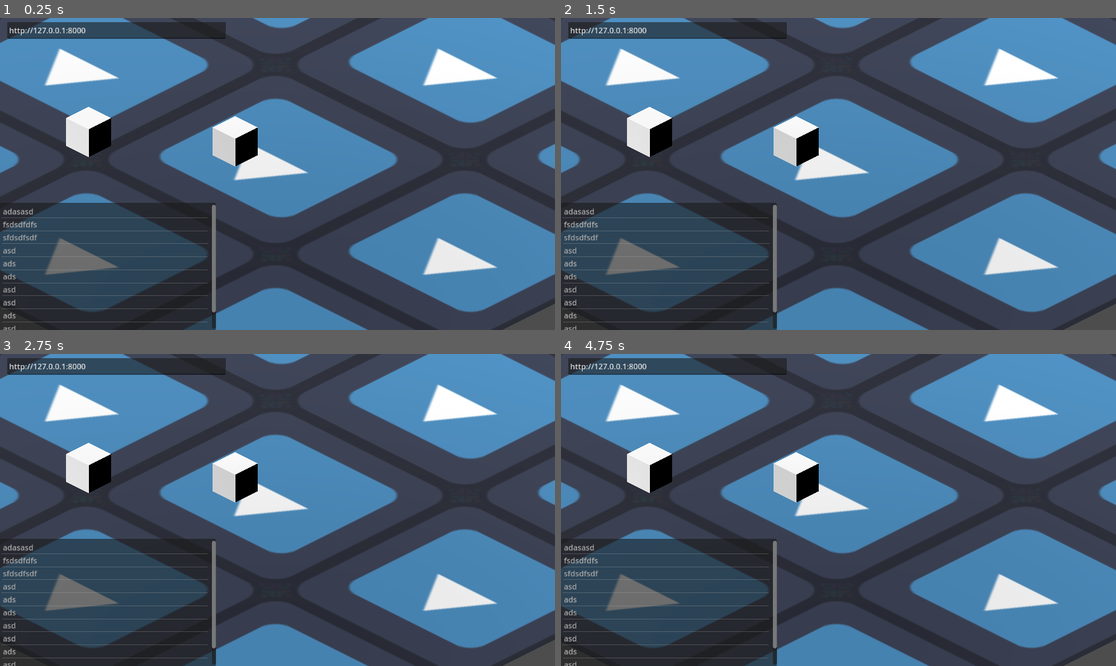
Above: before the commit, frames 1-4 (two rows, left to right).
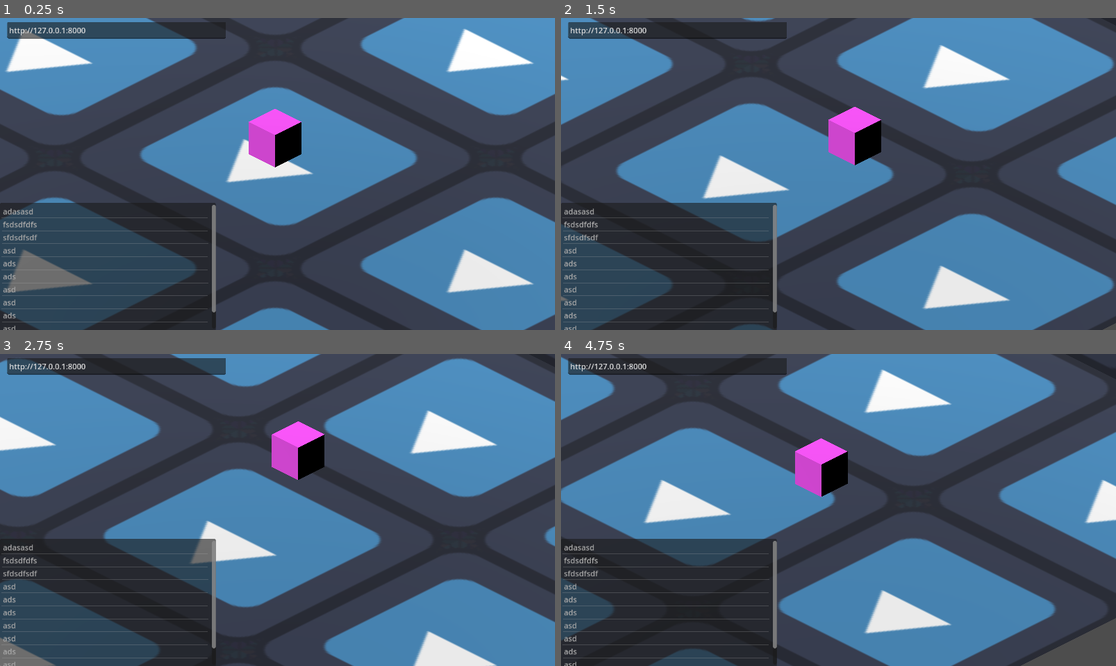
Above: after the commit, the same moments.

Repository: mkualquiera/infinite-something-gd
Game: Godot game, scene res://test.tscn
Same seed, same stepped clock (60 frames per second), same inputs: the game is played once before the commit and once after it. The engine's default icon, where the game draws it, is replaced by a stand-in: a white triangle on a blue panel in a dark square.
Inputs (mouse positions are in pixels of both pictures, inside the frame that each line leads up to):
- Up to frame 1 (0.25 s): no input
- Up to frame 2 (1.5 s): tap Enter at 0.5 s; move the mouse to (960, 158) at 0.52 s; click (960, 158) at 0.67 s; move the mouse to (727, 189) at 1.27 s; click (727, 189) at 1.42 s
- Up to frame 3 (2.75 s): move the mouse to (333, 441) at 2.02 s; click (333, 441) at 2.17 s
- Up to frame 4 (4.75 s): move the mouse to (810, 572) at 2.77 s; click (810, 572) at 2.92 s; move the mouse to (1005, 556) at 3.52 s; click (1005, 556) at 3.67 s; move the mouse to (672, 463) at 4.27 s; click (672, 463) at 4.42 s

The runs differ from the first frame. In frame 1, 44% of the frame differs, in the area x 0-100%, y 0-100%; in frame 2, 59%; in frame 3, 60%; in frame 4, 69%.
Error after the commit: Trying to assign value of type 'Nil' to a variable of type 'Dictionary'. (res://Scripts/RoomController.gd:90)

Commit message:
[ bugs ] fixed multiple bugs

Diff:
--- a/Scenes/room.tscn
+++ b/Scenes/room.tscn
@@ -1,10 +1,14 @@
-[gd_scene load_steps=13 format=3 uid="uid://cpeev13kyomwl"]
+[gd_scene load_steps=12 format=3 uid="uid://cpeev13kyomwl"]
 
+[ext_resource type="Script" path="res://Scripts/RoomLoader.gd" id="1_vpq05"]
 [ext_resource type="Texture2D" uid="uid://bx01i2fg5yumw" path="res://icon.svg" id="1_yta44"]
 [ext_resource type="PackedScene" uid="uid://c1356mhr7g72v" path="res://Scenes/texture_generator.tscn" id="2_hdnr2"]
 [ext_resource type="Script" path="res://Scripts/RoomController.gd" id="3_htjng"]
-[ext_resource type="PackedScene" uid="uid://bc5xaq1p75vp7" path="res://Scenes/room_object.tscn" id="4_rghkb"]
 [ext_resource type="Script" path="res://Scripts/MusicGenerator.gd" id="5_qda7y"]
+
+[sub_resource type="NavigationMesh" id="NavigationMesh_qtd14"]
+vertices = PackedVector3Array(0.25, 0.5, 4.5, 0.25, 0.5, 1.5, -0.75, 0.5, 1.25, -4.5, 0.5, 4.5, -0.75, 0.5, 0.25, 0.25, 0.5, 0, 0.25, 0.5, -4.5, -0.75, 0.5, 0.25, 0.25, 0.5, -4.5, -4.5, 0.5, -4.5, -4.5, 0.5, 4.5, -4.5, 0.5, 4.5, -0.75, 0.5, 1.25, -0.75, 0.5, 0.25, 1, 0.5, 1.25, 0.25, 0.5, 1.5, 0.25, 0.5, 4.5, 4.5, 0.5, 4.5, 1, 0.5, 0.25, 4.5, 0.5, 4.5, 4.5, 0.5, -4.5, 0.25, 0.5, -4.5, 0.25, 0.5, -4.5, 0.25, 0.5, 0, 1, 0.5, 0.25, 1, 0.5, 0.25, 1, 0.5, 1.25, 4.5, 0.5, 4.5)
+polygons = [PackedInt32Array(1, 0, 2), PackedInt32Array(2, 0, 3), PackedInt32Array(6, 5, 4), PackedInt32Array(8, 7, 9), PackedInt32Array(9, 7, 10), PackedInt32Array(13, 12, 11), PackedInt32Array(15, 14, 16), PackedInt32Array(16, 14, 17), PackedInt32Array(21, 20, 18), PackedInt32Array(18, 20, 19), PackedInt32Array(24, 23, 22), PackedInt32Array(27, 26, 25)]
 
 [sub_resource type="QuadMesh" id="QuadMesh_esw8q"]
 
@@ -21,15 +25,18 @@
 albedo_texture = ExtResource("1_yta44")
 uv1_scale = Vector3(3, 1, 3)
 
-[sub_resource type="NavigationMesh" id="NavigationMesh_qtd14"]
-vertices = PackedVector3Array(0.25, 0.5, 4.5, 0.25, 0.5, 1.5, -0.75, 0.5, 1.25, -4.5, 0.5, 4.5, -0.75, 0.5, 0.25, 0.25, 0.5, 0, 0.25, 0.5, -4.5, -0.75, 0.5, 0.25, 0.25, 0.5, -4.5, -4.5, 0.5, -4.5, -4.5, 0.5, 4.5, -4.5, 0.5, 4.5, -0.75, 0.5, 1.25, -0.75, 0.5, 0.25, 1, 0.5, 1.25, 0.25, 0.5, 1.5, 0.25, 0.5, 4.5, 4.5, 0.5, 4.5, 1, 0.5, 0.25, 4.5, 0.5, 4.5, 4.5, 0.5, -4.5, 0.25, 0.5, -4.5, 0.25, 0.5, -4.5, 0.25, 0.5, 0, 1, 0.5, 0.25, 1, 0.5, 0.25, 1, 0.5, 1.25, 4.5, 0.5, 4.5)
-polygons = [PackedInt32Array(1, 0, 2), PackedInt32Array(2, 0, 3), PackedInt32Array(6, 5, 4), PackedInt32Array(8, 7, 9), PackedInt32Array(9, 7, 10), PackedInt32Array(13, 12, 11), PackedInt32Array(15, 14, 16), PackedInt32Array(16, 14, 17), PackedInt32Array(21, 20, 18), PackedInt32Array(18, 20, 19), PackedInt32Array(24, 23, 22), PackedInt32Array(27, 26, 25)]
-
-[sub_resource type="PlaneMesh" id="PlaneMesh_crdxp"]
-size = Vector2(10, 10)
-
 [node name="Room" type="Node3D"]
 transform = Transform3D(1, -3.13716e-22, -7.10543e-15, 2.75725e-22, 1, -1.42109e-14, 7.10543e-15, -1.51583e-28, 1, 0, 1.19209e-07, 5.68434e-14)
+script = ExtResource("1_vpq05")
+
+[node name="RoomController" type="NavigationRegion3D" parent="." node_paths=PackedStringArray("floor", "l_wall")]
+transform = Transform3D(1, 3.13716e-22, 7.10543e-15, -2.75726e-22, 1, 1.42109e-14, -7.10543e-15, 1.51583e-28, 1, -4.41295e-28, -1.19209e-07, -5.68434e-14)
+navigation_mesh = SubResource("NavigationMesh_qtd14")
+script = ExtResource("3_htjng")
+room_theme = "A videogame with the theme: Jungle"
+load_on_ready = true
+floor = NodePath("../Floor")
+l_wall = NodePath("../LeftWall")
 
 [node name="Floor" type="MeshInstance3D" parent="."]
 transform = Transform3D(-9, 1.35896e-06, 1.97083e-14, 2.17935e-20, -3.93402e-07, 2.986, 1.35896e-06, 9, 1.30522e-07, -4.41295e-28, -1.19209e-07, -5.68434e-14)
@@ -53,9 +60,10 @@
 skeleton = NodePath("../..")
 surface_material_override/0 = SubResource("StandardMaterial3D_3v05d")
 
-[node name="TextureGenerator" parent="LeftWall" instance=ExtResource("2_hdnr2")]
+[node name="TextureGenerator" parent="LeftWall" node_paths=PackedStringArray("extra_meshes") instance=ExtResource("2_hdnr2")]
 texture_description = "Soft soil, dirt texture, videogame asset"
 load_on_ready = false
+extra_meshes = NodePath("../../RightWall")
 
 [node name="StaticBody3D" type="StaticBody3D" parent="LeftWall"]
 
@@ -79,23 +87,10 @@
 transform = Transform3D(1, 0, -1.77636e-15, -2.84217e-14, 1, 0, 2.84217e-14, -1.69407e-21, 1, 0, 0, -0.15)
 shape = SubResource("BoxShape3D_axmun")
 
-[node name="RoomController" type="NavigationRegion3D" parent="."]
-transform = Transform3D(1, 3.13716e-22, 7.10543e-15, -2.75726e-22, 1, 1.42109e-14, -7.10543e-15, 1.51583e-28, 1, -4.41295e-28, -1.19209e-07, -5.68434e-14)
-navigation_mesh = SubResource("NavigationMesh_qtd14")
-script = ExtResource("3_htjng")
-room_theme = "A videogame with the theme: Jungle"
-
-[node name="MeshInstance3D2" parent="RoomController" instance=ExtResource("4_rghkb")]
-transform = Transform3D(0.36, 0, 0, 0, 0.36, 0, 0, 0, 0.36, 0.086, 0.565842, 0.726)
-skeleton = NodePath("../../..")
-
-[node name="MeshInstance3D" type="MeshInstance3D" parent="RoomController"]
-visible = false
-mesh = SubResource("PlaneMesh_crdxp")
-skeleton = NodePath("")
-
 [node name="AudioStreamPlayer" type="AudioStreamPlayer" parent="."]
 
 [node name="MusicGenerator" type="Node" parent="AudioStreamPlayer"]
 script = ExtResource("5_qda7y")
 load_on_ready = true
+
+[connection signal="input_event" from="Floor/StaticBody3D" to="." method="input_event_daisy"]
--- a/Scenes/room_object.tscn
+++ b/Scenes/room_object.tscn
@@ -14,17 +14,13 @@
 transform = Transform3D(0.36, 0, 0, 0, 0.36, 0, 0, 0, 0.36, 0, 0.182675, 0)
 mesh = SubResource("BoxMesh_gljbj")
 
-[node name="Node" type="Node3D" parent="."]
-script = ExtResource("1_oxcli")
+[node name="ObjectController" type="Node3D" parent="."]
+script = ExtResource("1_3qjn4")
 
-[node name="Node2" type="Node" parent="."]
+[node name="MeshGenerator" type="Node" parent="."]
 script = ExtResource("2_5yx38")
 
 [node name="Area3D" type="StaticBody3D" parent="."]
 
 [node name="CollisionShape3D" type="CollisionShape3D" parent="Area3D"]
 shape = SubResource("BoxShape3D_va8yk")
-
-[node name="Node3" type="Node" parent="."]
-script = ExtResource("2_5yx38")
-load_on_ready = true
--- /dev/null
+++ b/Scripts/CameraFollow.gd
@@ -0,0 +1,16 @@
+extends Node3D
+
+@export var player: CharacterBody3D
+@export var strength: float
+var offset
+
+# Called when the node enters the scene tree for the first time.
+func _ready():
+	offset = position - player.position
+
+
+# Called every frame. 'delta' is the elapsed time since the previous frame.
+func _process(delta):
+	var target = offset + player.position
+
+	position += (target - position) * strength
--- a/Scripts/ObjectController.gd
+++ b/Scripts/ObjectController.gd
@@ -56,8 +56,8 @@
 	var prompt = data["prompt"]
 	print_debug(prompt)
 
-	var texture_generator: TextureGenerator = get_parent().get_child(1)
-	texture_generator.texture_description = prompt
+	var texture_generator: MeshGenerator = get_parent().get_child(1)
+	texture_generator.mesh_description = prompt
 	texture_generator.do_load()
 
 func _on_interactions_generated(result, response_code, headers, body):
--- a/Scripts/RoomController.gd
+++ b/Scripts/RoomController.gd
@@ -5,7 +5,6 @@
 @export var load_on_ready = false
 @export var floor: MeshInstance3D
 @export var l_wall: MeshInstance3D
-@export var r_wall: MeshInstance3D
 var world: Dictionary
 
 # Called when the node enters the scene tree for the first time.
@@ -49,6 +48,23 @@
 	if error != OK:
 		push_error("An error occurred in the HTTP request.")
 
+	# Create an HTTP request node and connect its completion signal.
+	http_request = HTTPRequest.new()
+	add_child(http_request)
+	http_request.connect("request_completed", _on_room_texture_prompts_generated)
+
+	request_data = {
+		"world_desc": room_theme
+	}
+
+	json_request = JSON.stringify(request_data)
+
+	# Perform the HTTP request. The URL below returns a PNG image as of writing.
+	error = http_request.request(inference_url + "/gen_room_textures", [],
+		HTTPClient.METHOD_POST, json_request)
+	if error != OK:
+		push_error("An error occurred in the HTTP request.")
+
 func _on_room_texture_prompts_generated(result, response_code, headers, body):
 	var json = body.get_string_from_utf8()
 	var data = JSON.parse_string(json)
@@ -74,7 +90,7 @@
 	world = data
 
 	for object in data["objects"]:
-		var controller = _create_object(object)
+		var controller = _create_object(object, false)
 		controller.update_rendering(data)
 
 func do_interaction(object: ObjectController, interaction):
@@ -156,7 +172,7 @@
 
 
 
-func _create_object(object):
+func _create_object(object, add=true):
 	var room_obj: MeshInstance3D = room_obj_scene.instantiate()
 	add_child(room_obj)
 
@@ -172,5 +188,6 @@
 	room_obj.position.x = x
 	room_obj.position.z = z
 
-	world["objects"].append(object)
+	if add:
+		world["objects"].append(object)
 	return controller
--- a/Scripts/RoomLoader.gd
+++ b/Scripts/RoomLoader.gd
@@ -1,5 +1,9 @@
 extends Node3D
 
+signal input_event(camera:Node, event:InputEvent, position:Vector3, normal:Vector3, shape_idx:int)
+
+func input_event_daisy(camera:Node, event:InputEvent, position:Vector3, normal:Vector3, shape_idx:int):
+	emit_signal("input_event", camera, event, position, normal, shape_idx)
 
 # Called when the node enters the scene tree for the first time.
 func _ready():
--- a/Scripts/TextureGenerator.gd
+++ b/Scripts/TextureGenerator.gd
@@ -3,7 +3,7 @@
 
 @export var texture_description = "Underwater"
 @export var load_on_ready = false
-@export var extra_meshes: Array[MeshInstance3D]
+@export var extra_meshes: Node
 
 func _ready():
 	if load_on_ready:
@@ -61,5 +61,5 @@
 	var mesh_instance = get_parent()
 	mesh_instance.material_override = material
 
-	for mesh in extra_meshes:
-		mesh.material_override = material
+	if extra_meshes:
+		extra_meshes.material_override = material
--- a/test.tscn
+++ b/test.tscn
@@ -1,12 +1,10 @@
 [gd_scene load_steps=10 format=3 uid="uid://dbufk2qqvrxh5"]
 
-[ext_resource type="Script" path="res://Scripts/RoomLoader.gd" id="1_op3e8"]
 [ext_resource type="PackedScene" uid="uid://cpeev13kyomwl" path="res://Scenes/room.tscn" id="2_4jw7d"]
+[ext_resource type="Script" path="res://Scripts/CameraFollow.gd" id="2_sgtnk"]
 [ext_resource type="Script" path="res://Scripts/ObjectSelector.gd" id="4_472rn"]
 [ext_resource type="Script" path="res://Scripts/PrefChanger.gd" id="6_7j8ua"]
 [ext_resource type="Script" path="res://Scripts/PlayerMover.gd" id="8_edel6"]
-
-[sub_resource type="BoxShape3D" id="BoxShape3D_va8yk"]
 
 [sub_resource type="BoxShape3D" id="BoxShape3D_w75n3"]
 size = Vector3(0.5, 0.5, 0.5)
@@ -16,15 +14,20 @@
 [sub_resource type="BoxMesh" id="BoxMesh_gljbj"]
 material = SubResource("StandardMaterial3D_mc0wt")
 
+[sub_resource type="StandardMaterial3D" id="StandardMaterial3D_gat1o"]
+albedo_color = Color(1, 0.317647, 1, 1)
+
 [node name="Node3D" type="Node3D"]
-script = ExtResource("1_op3e8")
 
 [node name="Room" parent="." instance=ExtResource("2_4jw7d")]
 
-[node name="Camera3D" type="Camera3D" parent="."]
-transform = Transform3D(0.707107, -0.353553, 0.612372, 0, 0.866025, 0.5, -0.707107, -0.353553, 0.612372, 2.48462, 1.82819, 2.45364)
+[node name="Camera3D" type="Camera3D" parent="." node_paths=PackedStringArray("player")]
+transform = Transform3D(0.707107, -0.353553, 0.612373, 0, 0.866026, 0.5, -0.707107, -0.353553, 0.612373, 2.4812, 1.8361, 2.44897)
 projection = 1
-size = 3.497
+size = 3.0
+script = ExtResource("2_sgtnk")
+player = NodePath("../Player")
+strength = 0.05
 
 [node name="ObjectSelector" type="Node" parent="Camera3D" node_paths=PackedStringArray("item_list")]
 script = ExtResource("4_472rn")
@@ -78,14 +81,8 @@
 offset_bottom = 45.0
 text = "save"
 
-[node name="Area3D" type="Area3D" parent="."]
-transform = Transform3D(0.36, 0, 0, 0, 0.36, 0, 0, 0, 0.36, 0, 0.182675, 0)
-
-[node name="CollisionShape3D" type="CollisionShape3D" parent="Area3D"]
-shape = SubResource("BoxShape3D_va8yk")
-
 [node name="Player" type="CharacterBody3D" parent="."]
-transform = Transform3D(1, 0, 0, 0, 1, 0, 0, 0, 1, -1.6453, 0.291122, 1.31798)
+transform = Transform3D(1, 0, 0, 0, 1, 0, 0, 0, 1, 0, 0.291, 0)
 motion_mode = 1
 floor_stop_on_slope = false
 floor_block_on_wall = false
@@ -98,8 +95,8 @@
 transform = Transform3D(0.36, 0, 0, 0, 0.36, 0, 0, 0, 0.36, 0, -0.0684238, 0)
 mesh = SubResource("BoxMesh_gljbj")
 skeleton = NodePath("../..")
+surface_material_override/0 = SubResource("StandardMaterial3D_gat1o")
 
-[node name="Node" type="Node" parent="."]
-
+[connection signal="input_event" from="Room" to="Player" method="_click"]
 [connection signal="text_changed" from="URLEditor/TextEdit" to="URLEditor" method="update_button"]
 [connection signal="pressed" from="URLEditor/Button" to="URLEditor" method="update_pref"]
Not shown: 1 places in Scenes/room_object.tscn that only renumber resources
